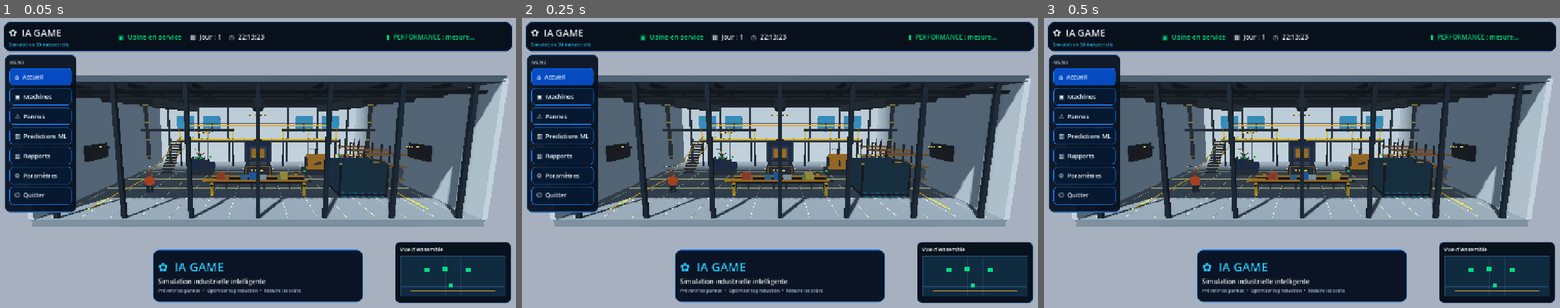
Above: before the commit, frames 1-3 (left to right).
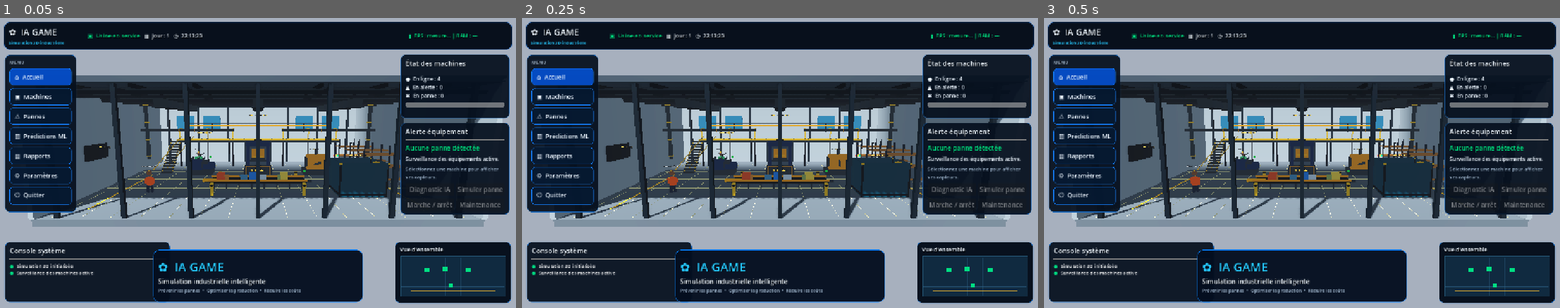
Above: after the commit, the same moments.

Repository: danielservice225-dot/ia-game-moteur
Game: Godot game, scene res://scenes/main.tscn
Same seed, same stepped clock (60 frames per second), same inputs: the game is played once before the commit and once after it.
Inputs:
- Up to frame 1 (0.05 s): no input
- Up to frame 2 (0.25 s): no input
- Up to frame 3 (0.5 s): no input

The runs differ from the first frame. In frame 1, 18% of the frame differs, in the area x 0-100%, y 3-99%; in frame 2, 18%; in frame 3, 18%.

Commit message:
Fix HUD responsive top bar and anchored supervision panels

Diff:
--- a/godot_game/scripts/supervision_dashboard.gd
+++ b/godot_game/scripts/supervision_dashboard.gd
@@ -108,8 +108,25 @@
 
 func _place_panel(column: VBoxContainer, preset: int, panel_position: Vector2) -> void:
     var panel := column.get_parent() as PanelContainer
-    panel.set_anchors_preset(preset)
-    panel.position = panel_position
+    var panel_size := panel.size
+    if preset == Control.PRESET_TOP_RIGHT:
+        panel.anchor_left = 1.0
+        panel.anchor_right = 1.0
+        panel.anchor_top = 0.0
+        panel.anchor_bottom = 0.0
+        panel.offset_left = panel_position.x
+        panel.offset_top = panel_position.y
+        panel.offset_right = panel_position.x + panel_size.x
+        panel.offset_bottom = panel_position.y + panel_size.y
+    elif preset == Control.PRESET_BOTTOM_LEFT:
+        panel.anchor_left = 0.0
+        panel.anchor_right = 0.0
+        panel.anchor_top = 1.0
+        panel.anchor_bottom = 1.0
+        panel.offset_left = panel_position.x
+        panel.offset_top = panel_position.y
+        panel.offset_right = panel_position.x + panel_size.x
+        panel.offset_bottom = panel_position.y + panel_size.y
 
 func _build_ui() -> void:
     var root := Control.new()
@@ -127,21 +144,23 @@
     top.add_theme_stylebox_override("panel", _panel_style(Color(0.015, 0.045, 0.09, 0.97), Color(0.08, 0.36, 0.72, 0.95), 14))
     root.add_child(top)
     var top_row := HBoxContainer.new()
-    top_row.add_theme_constant_override("separation", 20)
+    top_row.add_theme_constant_override("separation", 10)
     top.add_child(top_row)
     var brand := VBoxContainer.new()
-    brand.custom_minimum_size.x = 250
-    brand.add_child(_label("✿  IA GAME", 24, WHITE, true))
-    brand.add_child(_label("Simulation 3D industrielle", 12, CYAN))
+    brand.custom_minimum_size.x = 185
+    brand.add_child(_label("✿  IA GAME", 22, WHITE, true))
+    brand.add_child(_label("Simulation 3D industrielle", 11, CYAN))
     top_row.add_child(brand)
-    top_row.add_child(_label("▣  Usine en service", 17, GREEN, true))
-    top_row.add_child(_label("▦  Jour : 1", 16, WHITE, true))
-    top_row.add_child(_label("◷  " + Time.get_time_string_from_system(), 16, WHITE, true))
+    top_row.add_child(_label("▣  Usine en service", 14, GREEN, true))
+    top_row.add_child(_label("▦  Jour : 1", 13, WHITE, true))
+    top_row.add_child(_label("◷  " + Time.get_time_string_from_system(), 13, WHITE, true))
     var spacer := Control.new()
     spacer.size_flags_horizontal = Control.SIZE_EXPAND_FILL
     top_row.add_child(spacer)
-    performance_label = _label("▮  PERFORMANCE : mesure…", 16, GREEN, true)
-    performance_label.custom_minimum_size.x = 300
+    performance_label = _label("▮  FPS : mesure… | RAM : —", 13, GREEN, true)
+    performance_label.custom_minimum_size.x = 245
+    performance_label.size_flags_horizontal = Control.SIZE_SHRINK_END
+    performance_label.text_overrun_behavior = TextServer.OVERRUN_TRIM_ELLIPSIS
     top_row.add_child(performance_label)
 
     # Menu vertical fixe à gauche.
